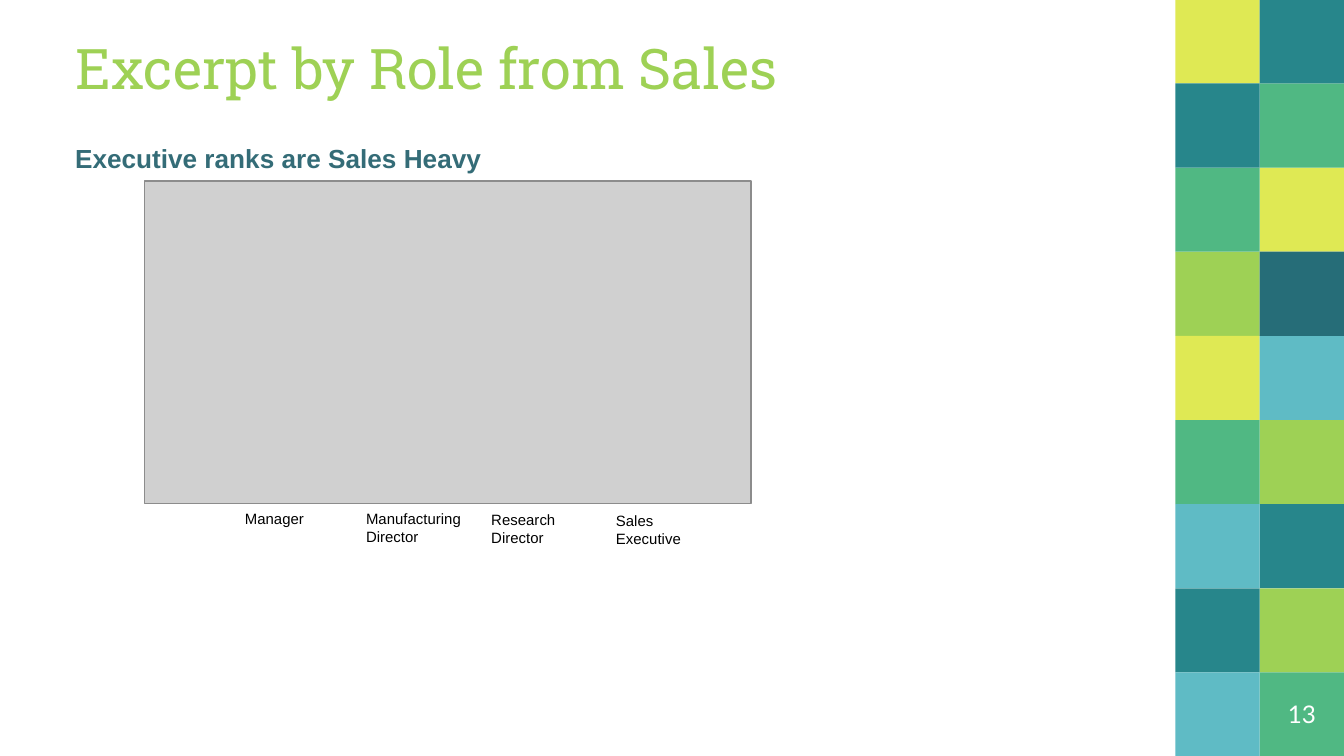
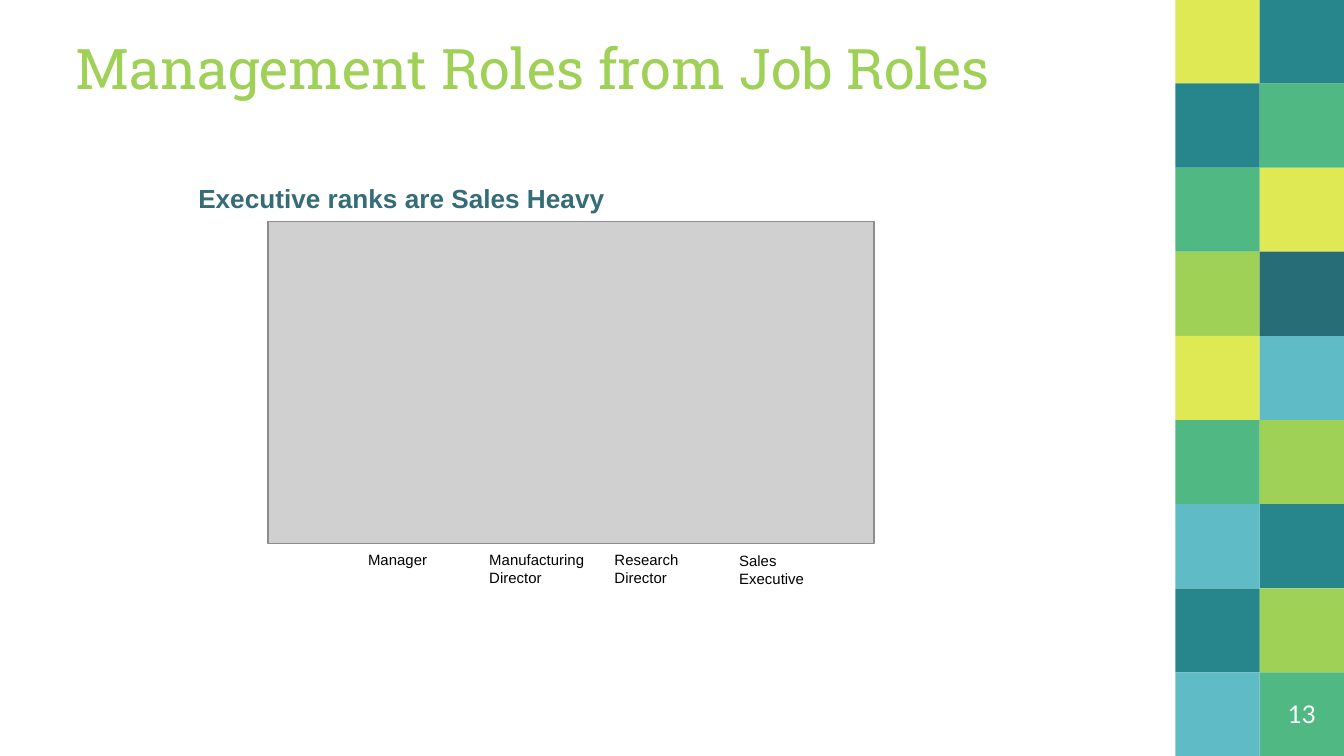
Before and after one commit to ccgraves/DDS-CaseStudy-2, a slide deck: slide 13 of Case_Study_Two.pptx. Drawn at 1344x756 pixels with LibreOffice and Linux fonts; fonts in the diff are those of the drawing; grey boxes stand for pictures. Boxes give left, top, right and bottom in pixels: in the first picture for what was removed or moved away, otherwise in the second. Text is boxed around its words. In the diff, an @@ line names an element or a change of style, - is before the commit and + after.

```diff
--- a/Case_Study_Two.pptx
+++ b/Case_Study_Two.pptx
@@ title at bbox=[75, 46, 990, 101]: text changed @@
-Excerpt by Role from Sales
+Management Roles from Job Roles
@@ picture: place and size @@
-picture at bbox=[145, 181, 751, 504]
+picture at bbox=[267, 222, 874, 544]
@@ 5 texts: place and size @@
-5 texts at bbox=[75, 149, 681, 544]
+5 texts at bbox=[198, 189, 804, 584]
```
Also in this commit, not shown: 8 other slides changed.
